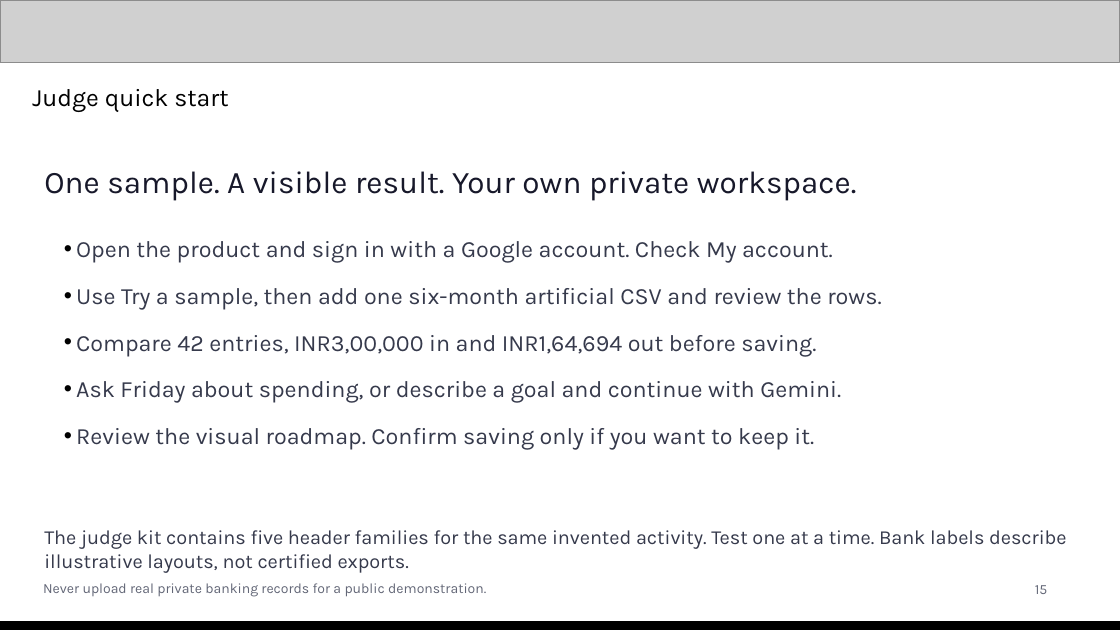
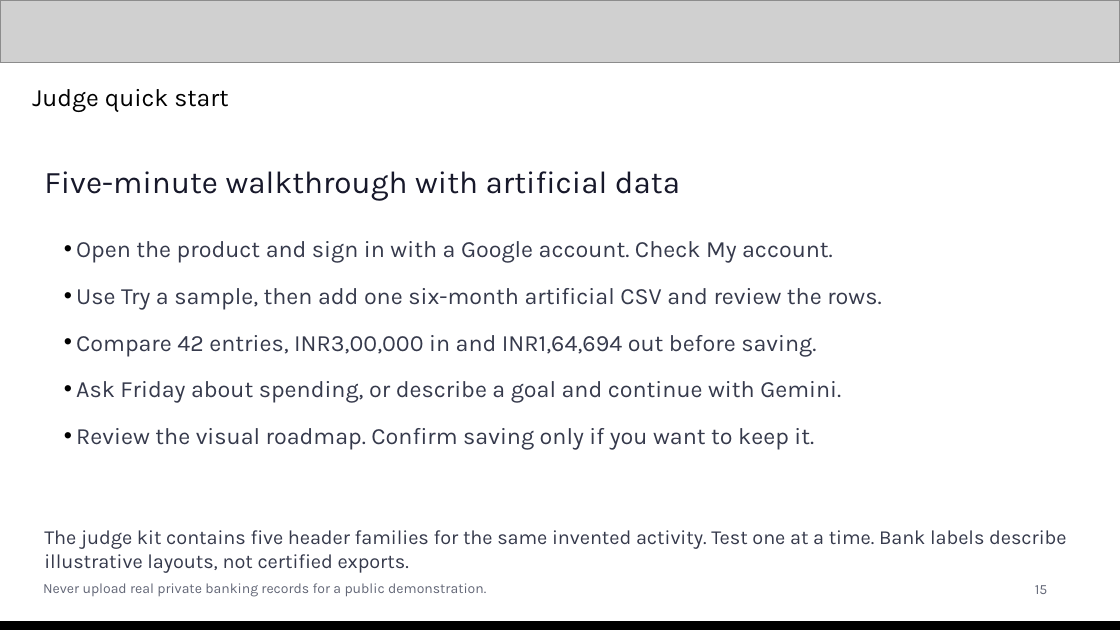
Before and after one commit to Santxsh27/financial-friday, a slide deck: slide 15 of docs/submission/Financial-Friday-AI-Builder-Cup.pptx. Drawn at 1120x630 pixels with LibreOffice and Linux fonts; fonts in the diff are those of the drawing; grey boxes stand for pictures. Boxes give left, top, right and bottom in pixels: in the first picture for what was removed or moved away, otherwise in the second. Text is boxed around its words. In the diff, an @@ line names an element or a change of style, - is before the commit and + after.

```diff
--- a/docs/submission/Financial-Friday-AI-Builder-Cup.pptx
+++ b/docs/submission/Financial-Friday-AI-Builder-Cup.pptx
@@ text at (44, 171, 680, 201): text changed @@
-One sample. A visible result. Your own private workspace.
+Five-minute walkthrough with artificial data
```
Also in this commit, not shown: 2 other slides changed, 2 other files.
